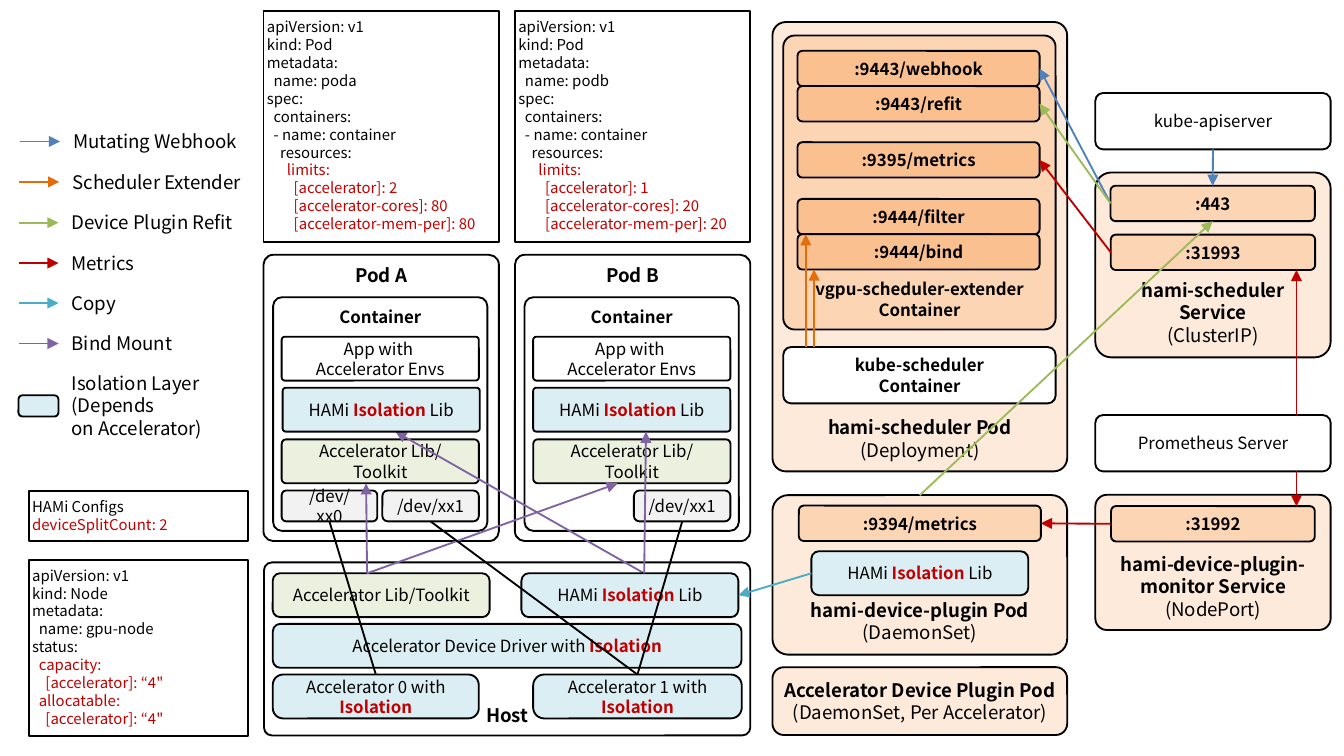
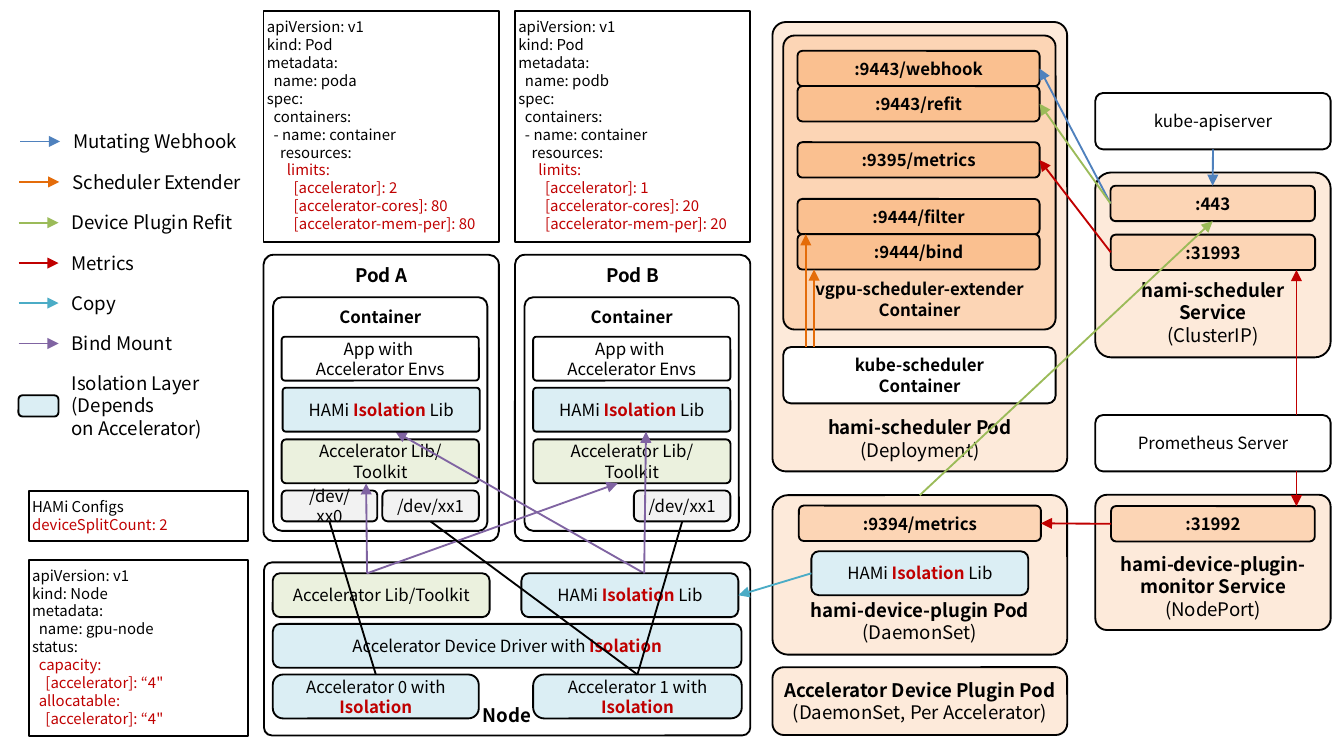
Before and after one commit to ssup2/blog-software, a slide deck: slide 1 of content/docs/theory-analysis/kubernetes-hami/images/images.pptx. Drawn at 1344x756 pixels with LibreOffice and Linux fonts; fonts in the diff are those of the drawing. Boxes give left, top, right and bottom in pixels: in the first picture for what was removed or moved away, otherwise in the second. Text is boxed around its words. In the diff, an @@ line names an element or a change of style, - is before the commit and + after.

```diff
--- a/content/docs/theory-analysis/kubernetes-hami/images/images.pptx
+++ b/content/docs/theory-analysis/kubernetes-hami/images/images.pptx
@@ text in rounded rectangle at [483, 707, 531, 723]: text changed @@
-Host
+Node
```
Also in this commit, not shown: 3 other slides changed, 9 other files.
